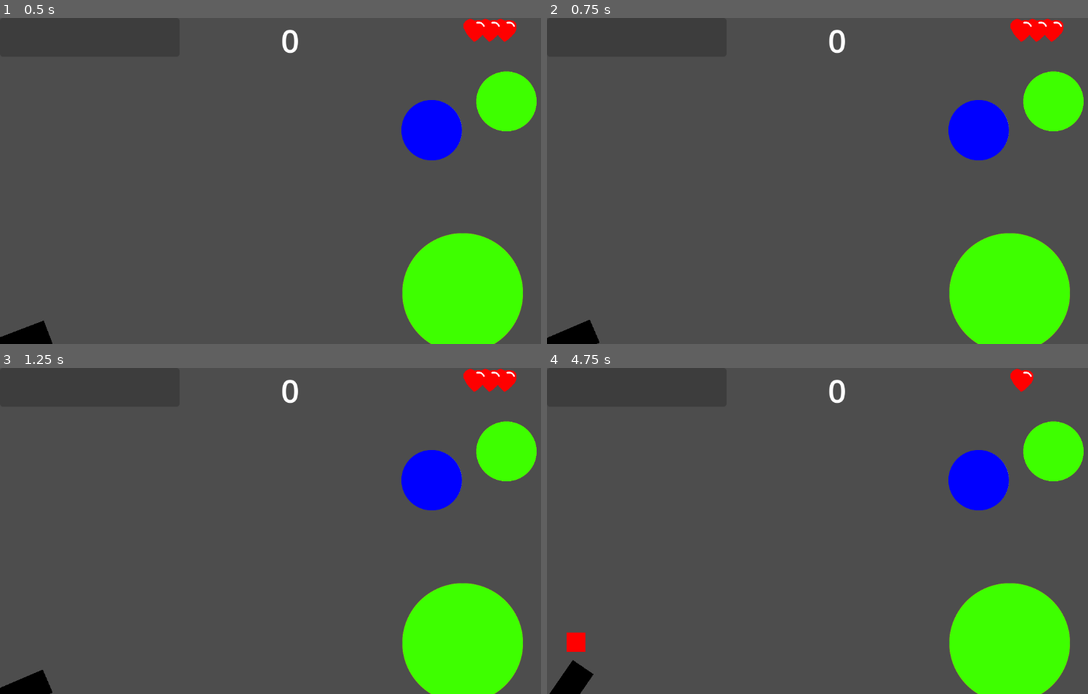
Above: before the commit, frames 1-4 (two rows, left to right).
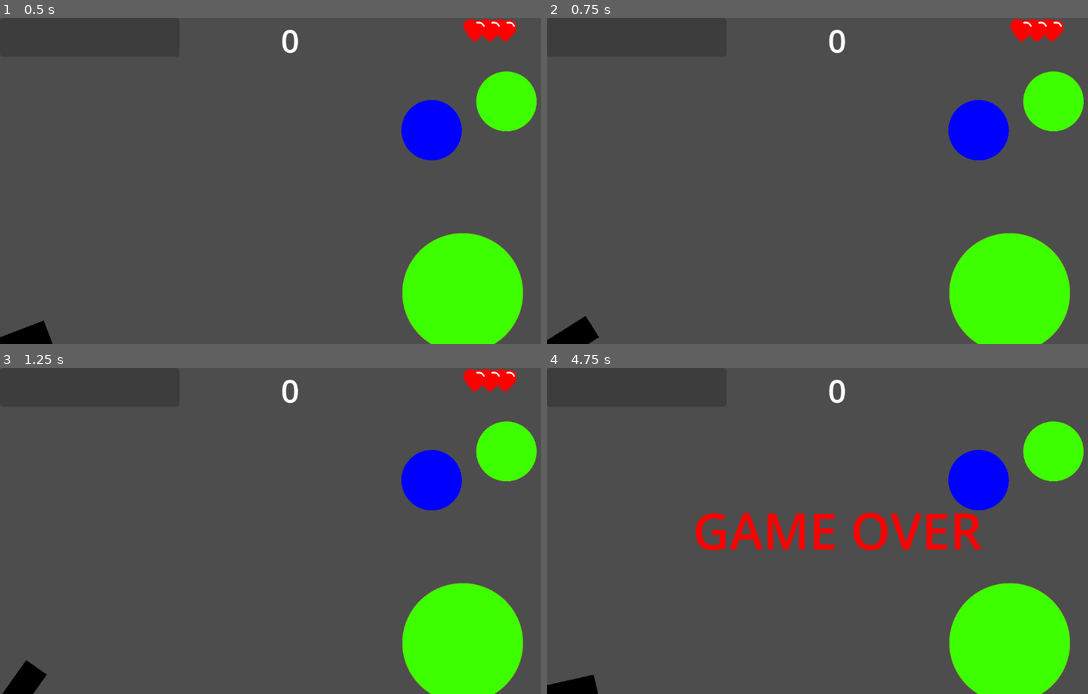
Above: after the commit, the same moments.

Repository: proJJ999/Ballon-Shooter
Game: Godot game, scene res://main.tscn
The game is run twice, just before and just after one commit, with the same random seed, the same clock (stepped at 60 frames per second) and the same inputs.
Inputs:
- Up to frame 1 (0.5 s): no input
- Up to frame 2 (0.75 s): hold Space (shoot) from 0.53 s (still down)
- Up to frame 3 (1.25 s): keep holding Space (shoot)
- Up to frame 4 (4.75 s): release Space (shoot) at 1.28 s; tap Space (shoot) at 1.35, 2.85, 4.35 s; hold Space (shoot) 2.03-2.78 s; hold Space (shoot) 3.53-4.28 s

Frame 1 is identical in both runs. In frame 2, less than 0.1% of the frame differs, in the area x 0-10%, y 91-100%; in frame 3, 0.3%; in frame 4, 3.3%, in the area x 0-90%, y 0-100%.

Commit message:
Splitted shooting cannon logic into different state objects

Diff:
--- /dev/null
+++ b/rotate.gd
@@ -0,0 +1,11 @@
+extends State
+
+func update(_delta: float) -> void:
+	pass
+
+func enter(_msg := {}) -> void:
+	owner.get_node("Cannon").set_process(true)
+	owner.get_node("ShotCooldown").start()
+
+func exit() -> void:
+	pass
--- /dev/null
+++ b/shooting.gd
@@ -0,0 +1,25 @@
+extends State
+
+func update(_delta: float) -> void:
+	if Input.is_action_pressed("shoot"):
+		owner.shooting_force += owner.shooting_force_increase_speed * _delta
+		owner.shooting_force = clamp(owner.shooting_force, owner.MIN_SHOOTING_FORCE, owner.MAX_SHOOTING_FORCE)
+	if Input.is_action_just_released("shoot"):
+		shoot()
+		state_machine.transition_to("IdleRotate")
+
+func exit() -> void:
+	owner.shooting_force = owner.MIN_SHOOTING_FORCE
+
+func shoot():
+	var projectile = create_cannonball()
+	var force = Vector2.UP.rotated(owner.get_node("Cannon").rotation + PI / 2) * owner.shooting_force
+	projectile.apply_central_force(force)
+
+func create_cannonball():
+	var projectile = owner.projectile_scene.instantiate()
+	projectile.position = owner.get_node("CannonballSpawnpoint").position
+	projectile.missed.connect(owner.on_missed)
+	projectile.hit.connect(owner.on_hit)
+	owner.add_child(projectile)
+	return projectile
--- a/shooting_cannon.gd
+++ b/shooting_cannon.gd
@@ -1,54 +1,14 @@
 extends Node2D
+
+@export var projectile_scene: PackedScene
 
 signal missed
 signal hit(body)
-
-@export var cannonball_scene: PackedScene
-enum States {MOVING, SHOOTING, WAITING}
-var state = States.MOVING
 
 var MIN_SHOOTING_FORCE = 3000
 var MAX_SHOOTING_FORCE = 8000
 var shooting_force = MIN_SHOOTING_FORCE
 var shooting_force_increase_speed = 5000
-
-func _process(delta):
-	if state == States.MOVING:
-		if Input.is_action_pressed("shoot"):
-			$Cannon.set_process(false)
-		if Input.is_action_just_released("shoot"):
-			state = 1
-			return
-
-	if state == States.SHOOTING:
-		if Input.is_action_pressed("shoot"):
-			shooting_force += shooting_force_increase_speed * delta
-			shooting_force = clamp(shooting_force, MIN_SHOOTING_FORCE, MAX_SHOOTING_FORCE)
-		if Input.is_action_just_released("shoot"):
-			shoot()
-			$ShotCooldown.start()
-			shooting_force = MIN_SHOOTING_FORCE
-			state = 2
-		return
-
-	if state == States.WAITING:
-		$Cannon.set_process(true)
-		await $ShotCooldown.timeout
-		state = 0
-		return
-
-func shoot():
-	var cannonball = create_cannonball()
-	var force = Vector2.UP.rotated($Cannon.rotation + PI / 2) * shooting_force
-	cannonball.apply_central_force(force)
-
-func create_cannonball():
-	var cannonball = cannonball_scene.instantiate()
-	cannonball.position = $CannonballSpawnpoint.position
-	cannonball.missed.connect(on_missed)
-	cannonball.hit.connect(on_hit)
-	add_child(cannonball)
-	return cannonball
 
 func on_missed():
 	missed.emit()
--- a/shooting_cannon.tscn
+++ b/shooting_cannon.tscn
@@ -1,12 +1,17 @@
-[gd_scene load_steps=4 format=3 uid="uid://dw0aepfcob43o"]
+[gd_scene load_steps=9 format=3 uid="uid://dw0aepfcob43o"]
 
 [ext_resource type="PackedScene" uid="uid://bv5uaa5athlia" path="res://cannon.tscn" id="1_6f161"]
 [ext_resource type="Script" path="res://shooting_cannon.gd" id="1_kp5cr"]
 [ext_resource type="PackedScene" uid="uid://cn6f8fkx401ov" path="res://cannonball.tscn" id="2_frkr4"]
+[ext_resource type="Script" path="res://state.gd" id="4_euqlj"]
+[ext_resource type="Script" path="res://state_machine.gd" id="5_lg85w"]
+[ext_resource type="Script" path="res://rotate.gd" id="6_o0iof"]
+[ext_resource type="Script" path="res://shooting.gd" id="7_7sueb"]
+[ext_resource type="Script" path="res://waiting.gd" id="8_w0uha"]
 
 [node name="ShootingCannon" type="Node2D"]
 script = ExtResource("1_kp5cr")
-cannonball_scene = ExtResource("2_frkr4")
+projectile_scene = ExtResource("2_frkr4")
 
 [node name="Cannon" parent="." instance=ExtResource("1_6f161")]
 z_index = 1
@@ -16,3 +21,21 @@
 
 [node name="CannonballSpawnpoint" type="Marker2D" parent="."]
 position = Vector2(0, 648)
+
+[node name="State" type="Node" parent="."]
+script = ExtResource("4_euqlj")
+
+[node name="StateMachine" type="Node" parent="."]
+script = ExtResource("5_lg85w")
+initial_state = NodePath("IdleRotate")
+
+[node name="ActiveRotate" type="Node" parent="StateMachine"]
+script = ExtResource("8_w0uha")
+
+[node name="Shooting" type="Node" parent="StateMachine"]
+script = ExtResource("7_7sueb")
+
+[node name="IdleRotate" type="Node" parent="StateMachine"]
+script = ExtResource("6_o0iof")
+
+[connection signal="timeout" from="ShotCooldown" to="StateMachine" method="_on_shot_cooldown_timeout"]
--- /dev/null
+++ b/state.gd
@@ -0,0 +1,22 @@
+extends Node
+class_name State
+
+# Reference to the state machine, to call its `transition_to()` method directly.
+# That's one unorthodox detail of our state implementation, as it adds a dependency between the
+# state and the state machine objects, but we found it to be most efficient for our needs.
+# The state machine node will set it.
+var state_machine = null
+
+# Virtual function. Corresponds to the `_process()` callback.
+func update(_delta: float) -> void:
+	pass
+
+# Virtual function. Called by the state machine upon changing the active state. The `msg` parameter
+# is a dictionary with arbitrary data the state can use to initialize itself.
+func enter(_msg := {}) -> void:
+	pass
+
+# Virtual function. Called by the state machine before changing the active state. Use this function
+# to clean up the state.
+func exit() -> void:
+	pass
--- /dev/null
+++ b/state_machine.gd
@@ -0,0 +1,38 @@
+# Generic state machine. Initializes states and delegates engine callbacks
+# (_physics_process, _unhandled_input) to the active state.
+class_name StateMachine
+extends Node
+
+# Emitted when transitioning to a new state.
+signal transitioned(state_name)
+
+# Path to the initial active state. We export it to be able to pick the initial state in the inspector.
+@export var initial_state := NodePath()
+
+# The current active state. At the start of the game, we get the `initial_state`.
+@onready var state: State = get_node(initial_state)
+
+
+func _ready() -> void:
+	for child in get_children():
+		child.state_machine = self
+	state.enter()
+
+func _process(delta: float) -> void:
+	state.update(delta)
+
+# This function calls the current state's exit() function, then changes the active state,
+# and calls its enter function.
+# It optionally takes a `msg` dictionary to pass to the next state's enter() function.
+func transition_to(target_state_name: String, msg: Dictionary = {}) -> void:
+	if not has_node(target_state_name):
+		return
+
+	state.exit()
+	state = get_node(target_state_name)
+	state.enter(msg)
+	emit_signal("transitioned", state.name)
+
+
+func _on_shot_cooldown_timeout():
+	transition_to("ActiveRotate")
--- /dev/null
+++ b/waiting.gd
@@ -0,0 +1,11 @@
+extends State
+
+func update(_delta: float) -> void:
+	if Input.is_action_just_released("shoot"):
+		state_machine.transition_to("Shooting")
+
+func enter(_msg := {}) -> void:
+	pass
+
+func exit() -> void:
+	owner.get_node("Cannon").set_process(false)
